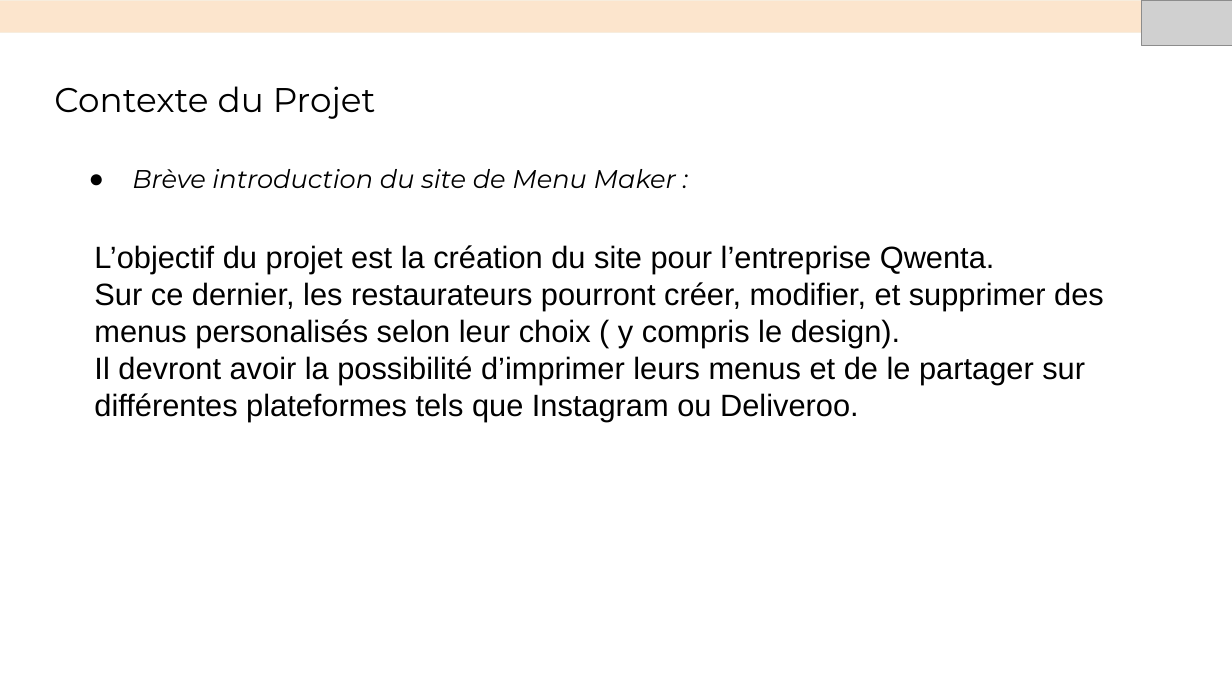
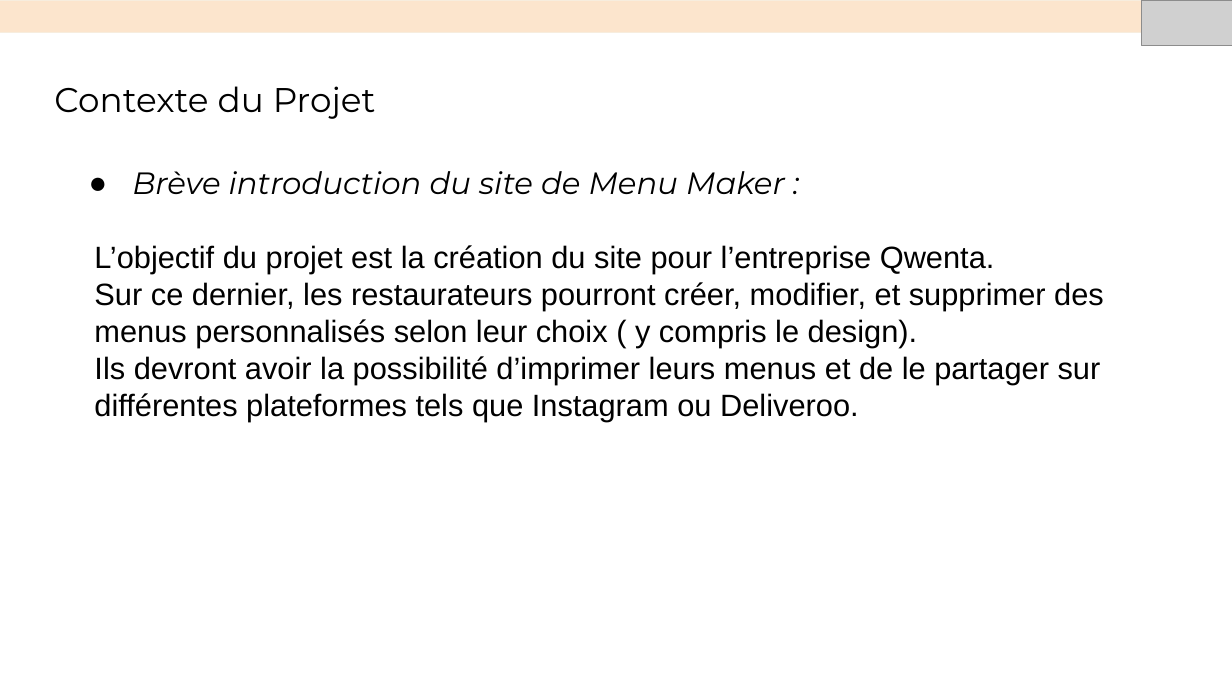
Before and after one commit to Nasus-Stackman/Projet7, a slide deck: slide 3 of Présentation.odp. Drawn at 1232x693 pixels with LibreOffice and Linux fonts; fonts in the diff are those of the drawing; grey boxes stand for pictures. Boxes give left, top, right and bottom in pixels: in the first picture for what was removed or moved away, otherwise in the second. Text is boxed around its words. In the diff, an @@ line names an element or a change of style, - is before the commit and + after.

```diff
--- a/Présentation.odp
+++ b/Présentation.odp
@@ text "Brève introduction du site de ..." at <box>132,171,785,194</box>: size 15 to 18 pt @@
@@ text at <box>94,245,1104,422</box>: text changed @@
-L’objectif du projet est la création du site pour l’entreprise Qwenta.
-Sur ce dernier, les restaurateurs pourront créer, modifier, et supprimer des menus personalisés selon leur choix ( y compris le design).
-Il devront avoir la possibilité d’imprimer leurs menus et de le partager sur différentes plateformes tels que Instagram ou Deliveroo.
+L’objectif du projet est la création du site pour l’entreprise Qwenta.
+Sur ce dernier, les restaurateurs pourront créer, modifier, et supprimer des menus personnalisés selon leur choix ( y compris le design).
+Ils devront avoir la possibilité d’imprimer leurs menus et de le partager sur différentes plateformes tels que Instagram ou Deliveroo.
```
Also in this commit, not shown: 7 other slides changed, 7 slides added, 2 slides removed, 3 other files.
